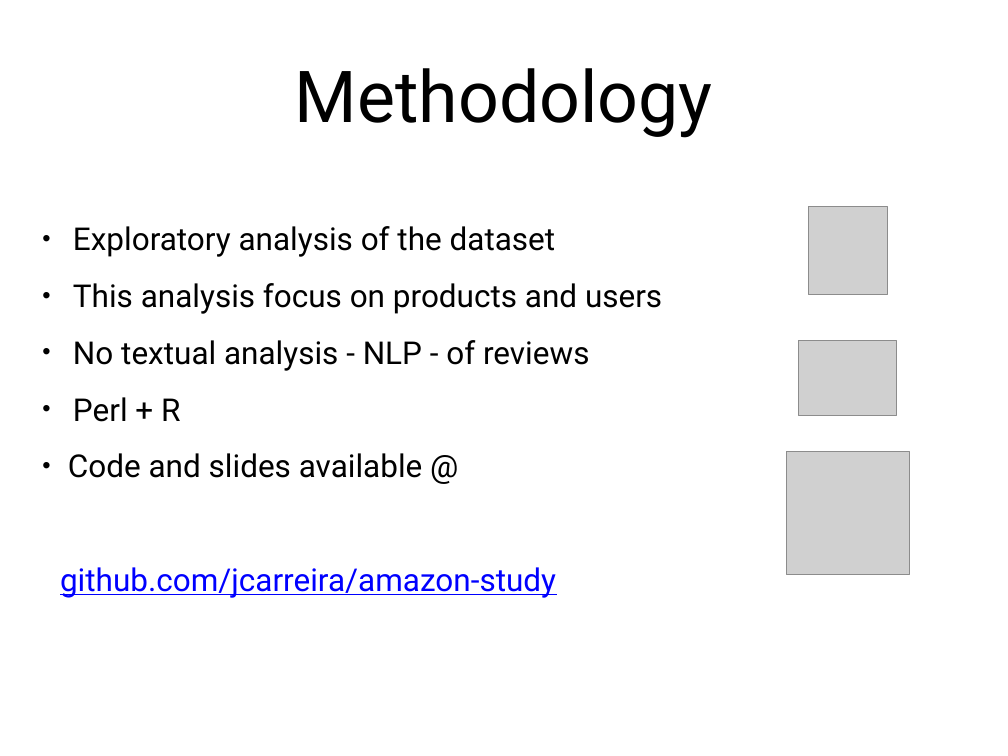
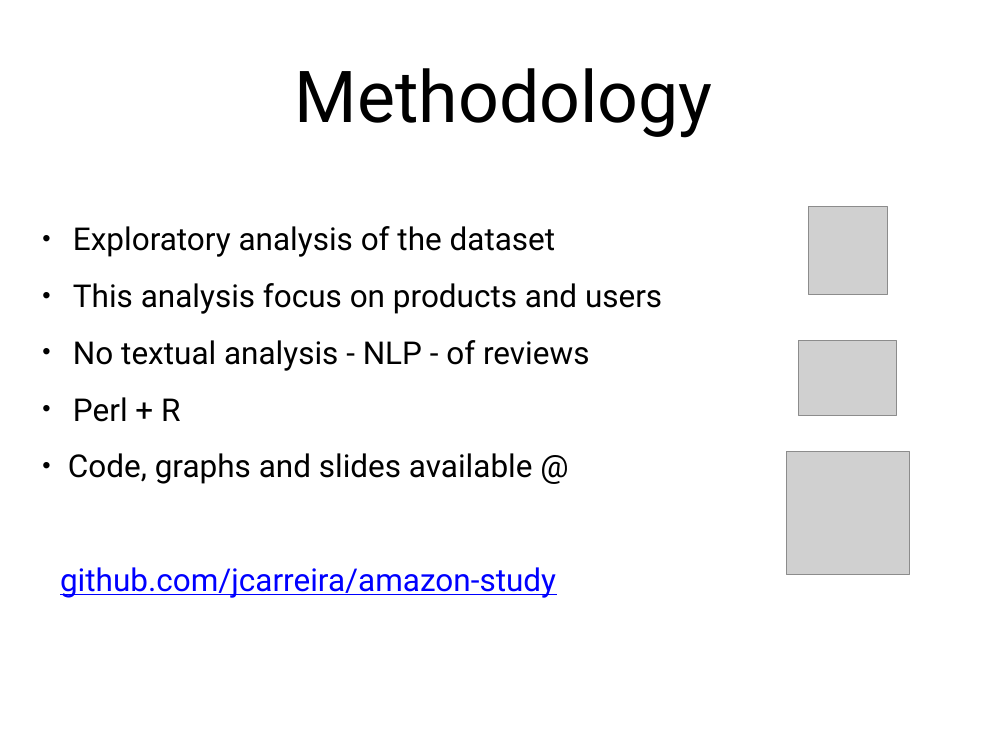
Before and after one commit to jcarreira/amazon-study, a slide deck: slide 6 of presentation/jcarreira_presentation.pptx. Drawn at 1008x756 pixels with LibreOffice and Linux fonts; fonts in the diff are those of the drawing; grey boxes stand for pictures. Boxes give left, top, right and bottom in pixels: in the first picture for what was removed or moved away, otherwise in the second. Text is boxed around its words. In the diff, an @@ line names an element or a change of style, - is before the commit and + after.

```diff
--- a/presentation/jcarreira_presentation.pptx
+++ b/presentation/jcarreira_presentation.pptx
@@ text at bbox=[60, 453, 556, 598]: text changed @@
-• Code and slides available @ github.com/jcarreira/amazon-study
+• Code, graphs and slides available @ github.com/jcarreira/amazon-study
```
Also in this commit, not shown: 6 other slides changed, 3 slides added, 1 slide removed, 2 other files.
